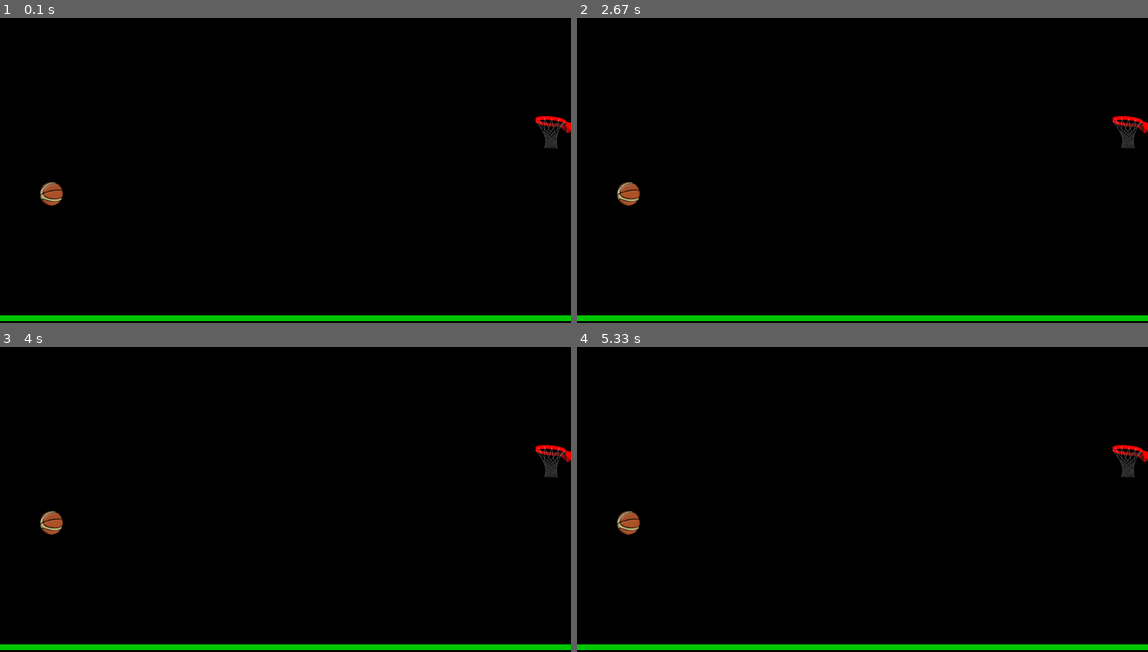
Above: before the commit, frames 1-4 (two rows, left to right).
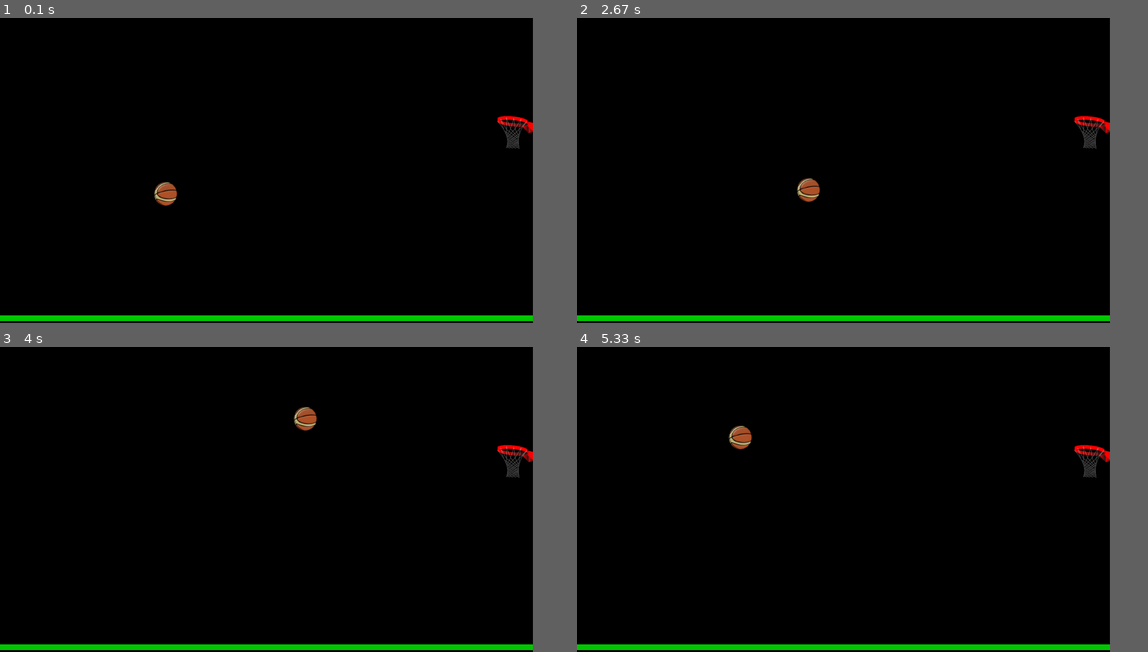
Above: after the commit, the same moments.

Repository: IGNITE-Pathways/Hoops
Game: pygame game, started from Pygame Hoops.py
Two runs of this game, one before a commit and one after it. Both use one fixed random seed, a clock stepped at 60 frames per second and the inputs below.
Inputs (mouse positions are in pixels of both pictures, inside the frame that each line leads up to):
- Up to frame 1 (0.1 s): no input
- Up to frame 2 (2.67 s): press the mouse at (714, 173) at 0.37 s; move the mouse to (805, 204) at 0.47 s; release the mouse at (896, 237) at 0.6 s; click (679, 240) at 0.72 s; click (856, 66) at 1.05 s; press the mouse at (856, 66) at 1.37 s; move the mouse to (919, 143) at 1.47 s; release the mouse at (982, 219) at 1.6 s; click (668, 201) at 2.22 s
- Up to frame 3 (4 s): click (142, 554) at 2.88 s
- Up to frame 4 (5.33 s): click (742, 572) at 5.05 s
In our replay, the window is 900x480 before the commit and 840x480 after it. These sizes can differ from the game's own. Grey fills any space a smaller window leaves; there, only what the larger window draws over its background counts as a difference.

The runs differ from the first frame. In frame 1, 1.2% of the frame differs, in the area x 7-100%, y 32-100%; in frame 2, 1.2%; in frame 3, 1.2%, in the area x 7-100%, y 19-100%; in frame 4, 1.2%.

Commit message:
rebounds
Fixes for rebound from walls

Diff:
--- a/Pygame Hoops.py
+++ b/Pygame Hoops.py
@@ -6,51 +6,101 @@
 from pygame.locals import *
 import random
 pygame.init()
-screenWidth = 1500
+screenWidth = 1400
 screenHeight = 800
 screen = pygame.display.set_mode((screenWidth, screenHeight))
 #game_surf = pygame.surface.Surface((screenWidth, screenHeight))
 
 clock = pygame.time.Clock()
 pygame.display.set_caption("Hoops")
-ball = pygame.image.load(r'C:\Users\gupta\OneDrive\Desktop\Coding\Hoops\\ball.png').convert()
-hoop = pygame.image.load(r'C:\Users\gupta\OneDrive\Desktop\Coding\Hoops\\hoop.png').convert()
-bx=100
+ball = pygame.image.load(r'ball.png').convert()
+hoop = pygame.image.load(r'hoop.png').convert()
+bx=400
 by=425
-hx=1405
+hx=screenWidth-95
 hy=250
 ball_size=75
 shoot=False
 
 g=9.8
 
-def calculate_trajectory(pos,speed,angle):
+def calculate_trajectory(ball_pos,speed,angle):
     path=[]
     vx = speed * math.cos(angle)
-    vy = -speed * math.sin(angle)
+    vy = speed * math.sin(angle)
+    vfx = 0
+    vfy = 0
+    height_gained=0
     print("vx",vx,"vy",vy)
     t=0
     while True:
         x = vx * t
-        y =  screenHeight-(screenHeight-by - round(ball_size/2) + vy * t - (g * t * t * 0.5))
-        path.append((x+bx+round(ball_size/2),(y)))
-        t +=0.3
-        if x > screenWidth or y > screenHeight or x < 0 or y < 0:
+        y =  vy * t + (g * t * t * 0.5) + ball_pos[1]
+        path.append((x+ball_pos[0],(y)))
+        print(x,y)
+        t+=0.3
+        height_gained = y-ball_pos[1]
+        if x + ball_pos[0] > screenWidth:
+            #Hitting Right Wall
+            vfx = -vx*0.9
+            vertex_x = ball_pos[0] - vx*(vy/g)
+            vertex_y = screenHeight-(screenHeight - ball_pos[1])-((0.5*vy*vy)/g)
+            if x + ball_pos[0] > vertex_x:
+                print("downward")
+                vfy = math.sqrt((vy*vy)+(2*g*height_gained))
+            else:
+                print("upward")
+                vfy = -math.sqrt((vy*vy)+(2*g*height_gained))
+            print("vertex-x",vertex_x,"vertex-y",vertex_y)
             break
-            #calc_trajectory(bx,by)
+        elif x + ball_pos[0] < 0:
+            #Hitting Left Wall
+            vfx = -vx*0.9
+            vertex_x = ball_pos[0] - vx*(vy/g)
+            vertex_y = screenHeight-(screenHeight - ball_pos[1])-((0.5*vy*vy)/g)
+            if x + ball_pos[0] < vertex_x:
+                vfy = math.sqrt((vy*vy)+(2*g*height_gained))
+                print("downward")
+            else:
+                vfy = -math.sqrt((vy*vy)+(2*g*height_gained))
+                print("upward")
+            print("vertex-x",vertex_x,"vertex-y",vertex_y)
+            break
+        elif y > screenHeight:
+            #Hitting Floor
+            vfx = vx*0.9
+            vfy = -math.sqrt((vy*vy)+(2*g*height_gained))
+            if x  > 0:
+                print("forward")
+            else:
+                print("backward")
+            break
+        elif y < 0:
+            #Hitting Ceiling
+            vfx = vx*0.9
+            vfy = math.sqrt((vy*vy)+(2*g*height_gained))
+            if x  > 0:
+                print("forward")
+            else:
+                print("backward")
+            break
+    print("vfx",vfx,"vfy",vfy,"height_gained",-height_gained)
     return path
 
 def calc_trajectory(pos):
     #calculate slope (y2-y1)/(x2-x1)
-    slope=(by+round(ball_size/2)-pos[1])/(bx+round(ball_size/2)-pos[0])
+    if (bx+round(ball_size/2)-pos[0])!=0:
+        slope=(by+round(ball_size/2)-pos[1])/(bx+round(ball_size/2)-pos[0])
+    else:
+        slope=99999
     angle=math.atan(slope)
-    #print("slope",slope,"angle",angle)
     #Using distance as a proxy for speed
     speed = math.sqrt((by+round(ball_size/2)-pos[1])*(by+round(ball_size/2)-pos[1]) + (bx+round(ball_size/2)-pos[0])*(bx+round(ball_size/2)-pos[0]))
     if pos[0] > bx+round(ball_size/2):
          speed = -speed
-    #print("speed",speed)
-    return calculate_trajectory(pos,speed,angle)
+    print("speed",speed, "angle", angle, "slope", slope)
+    ball_pos=(bx+round(ball_size/2),by+round(ball_size/2))
+    return calculate_trajectory(ball_pos,speed,angle)
 
 lastPos=(0,0)
 def reset_field():
